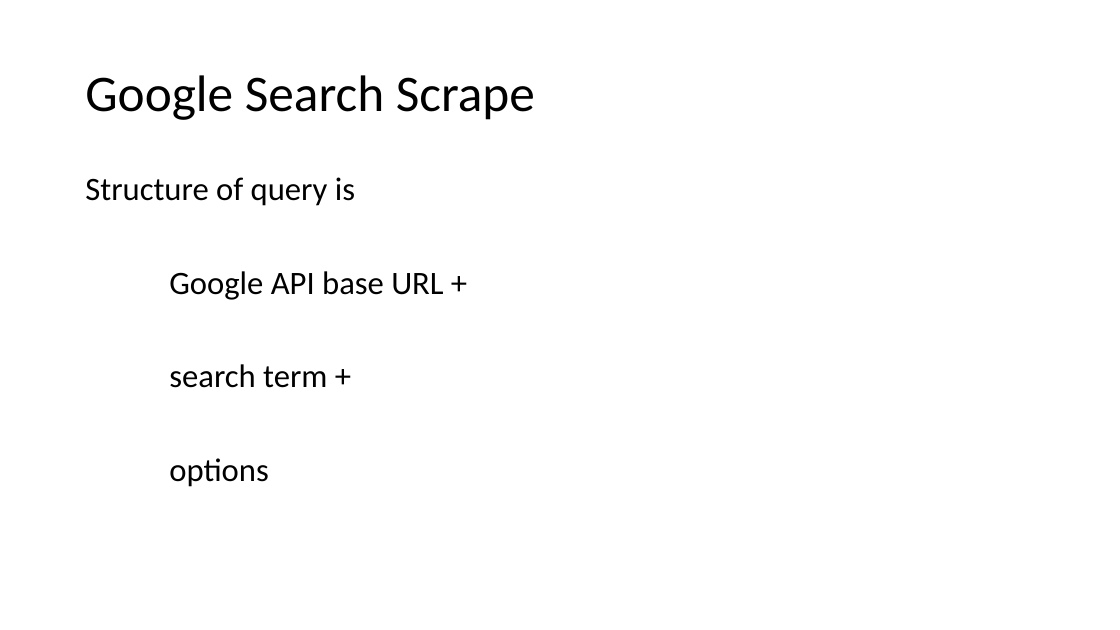
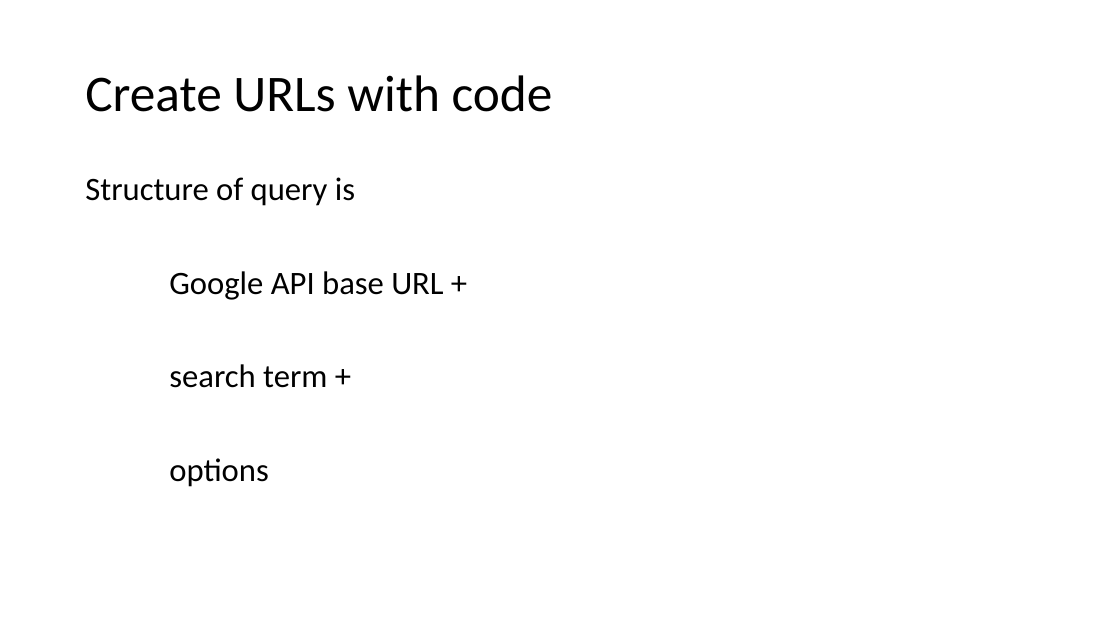
Before and after one commit to nrjjones/BuildingContextualData, a slide deck: slide 37 of presentation/Jones - Contextual Data Presentation.pptx. Drawn at 1120x630 pixels with LibreOffice and Linux fonts; fonts in the diff are those of the drawing. Boxes give left, top, right and bottom in pixels: in the first picture for what was removed or moved away, otherwise in the second. Text is boxed around its words. In the diff, an @@ line names an element or a change of style, - is before the commit and + after.

Commit message:
Minor presentation revision

```diff
--- a/presentation/Jones - Contextual Data Presentation.pptx
+++ b/presentation/Jones - Contextual Data Presentation.pptx
@@ title at [85, 75, 553, 112]: text changed @@
-Google Search Scrape
+Create URLs with code
```
Also in this commit, not shown: 1 other slide changed.
